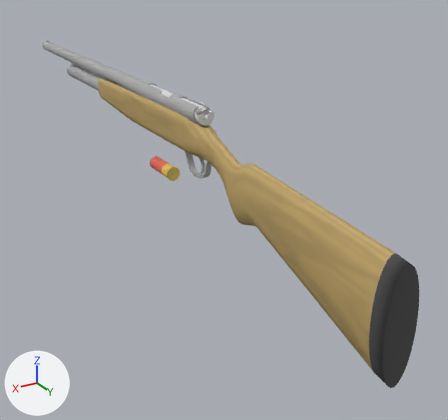
An edit to the FBX model Assets/Models/BoltActionShotgunOptimized.fbx, drawn before and after from the same camera.
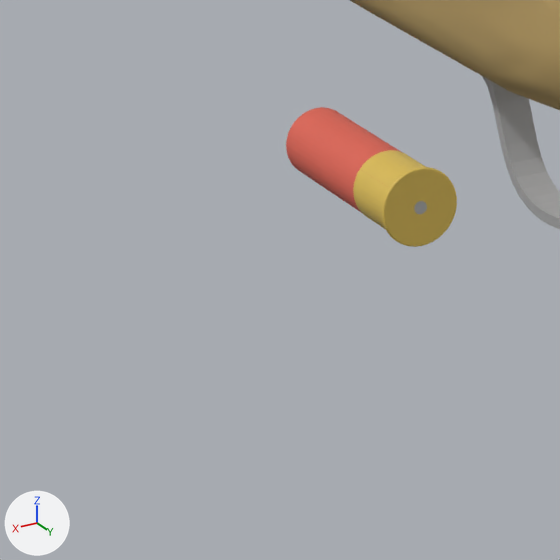
Old and new are each drawn whole from a 50 mm camera at (0.398, 0.923, 0.214) aimed at (-0.082, 0.122, -0.187) and again close up on the part from 22% to 44% of the width and 33% to 56% of the height. Every picture has the same lights, and +X, +Y and +Z are marked at lower left. Where no turn or scale is listed for an object, it has been applied to the vertices. Vertices at the same position are counted once.

Objects in the first close-up: 'Shotgun'.
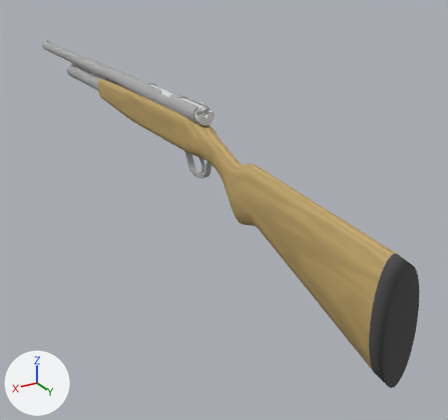
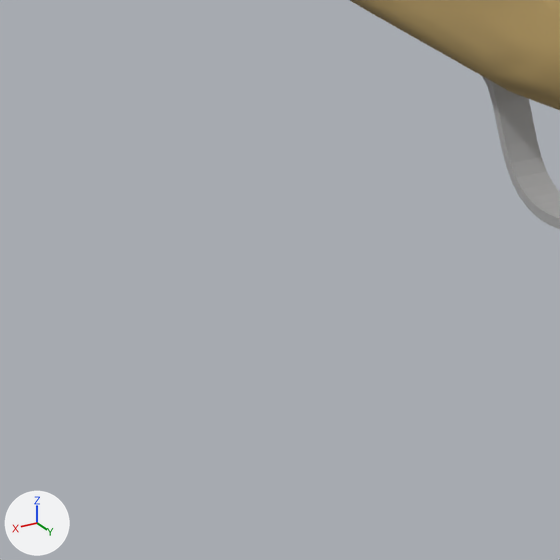
The change, as JSON lines over the scene's bpy script:
```json
{"block": "me_circle", "where": "me_circle.from_pydata(...)  # 8586 vertices, 7729 faces; spans x -0.043..0.021, y -1.106..0.003, z -0.072..0.131"}
{"block": "me_circle", "where": "# used by ob_shotgun; location = (0.0, 0.5812, -0.1175)"}
{"block": "me_circle", "change": "me_circle part 1: the loose piece of 1012 vertices spanning x -0.011..0.011, y -0.539..-0.474, z -0.008..0.015 is moved by (0.0, 0.372, 0.026)"}
```

Pixel boxes [x1, y1, x2, y2] of what changed, in the close-ups (560 x 560 px; the box of a moved part takes in the faces that stretch with it):
```json
{"object": "Shotgun", "change": "reshaped", "before": [286, 0, 560, 247], "after": [350, 0, 560, 229]}
{"part": 1, "of": "me_circle", "change": "moved or reshaped", "before": [286, 107, 457, 247], "on screen": "not visible afterwards"}
```
